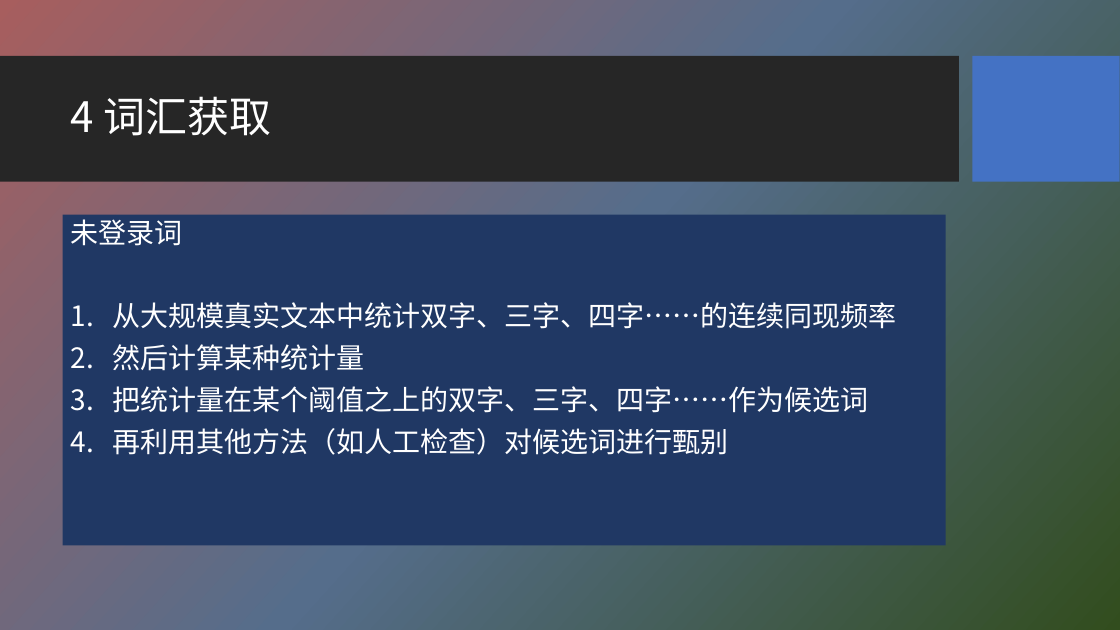
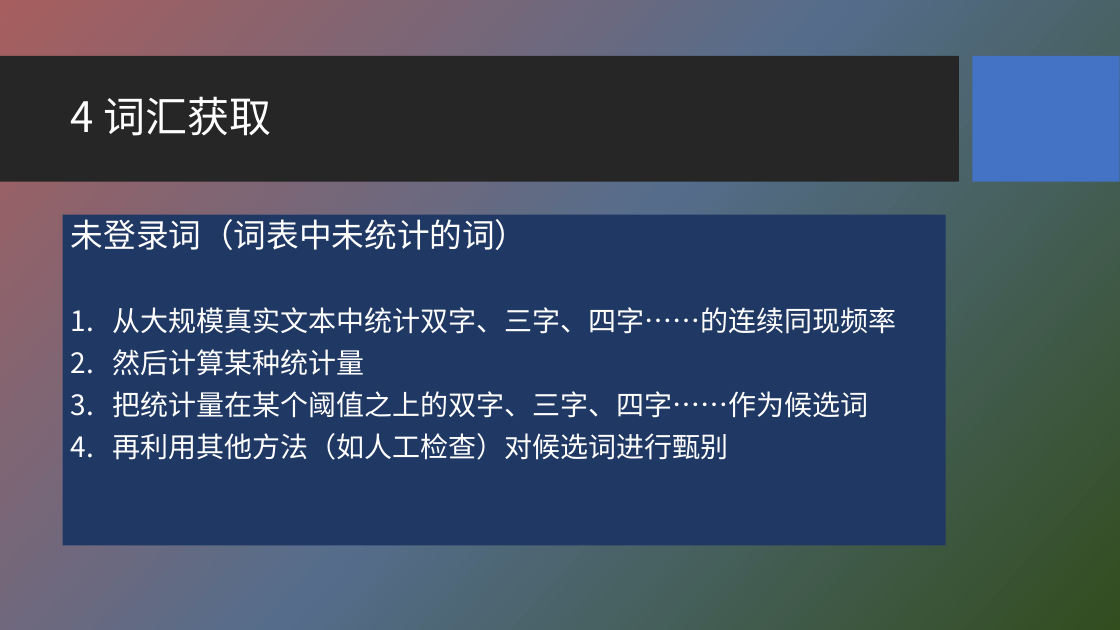
Before and after one commit to HBU/NLP_PPT, a slide deck: slide 31 of PPT-2020/ch06 字符编码与字频统计.pptx. Drawn at 1120x630 pixels with LibreOffice and Linux fonts; fonts in the diff are those of the drawing; background and template pictures are left out. Boxes give left, top, right and bottom in pixels: in the first picture for what was removed or moved away, otherwise in the second. Text is boxed around its words. In the diff, an @@ line names an element or a change of style, - is before the commit and + after.

```diff
--- a/PPT-2020/ch06 字符编码与字频统计.pptx
+++ b/PPT-2020/ch06 字符编码与字频统计.pptx
@@ text at [71, 213, 528, 250]: text changed; size 24 to 28 pt @@
-未登录词
+未登录词（词表中未统计的词）
```
Also in this commit, not shown: 5 other slides changed.
